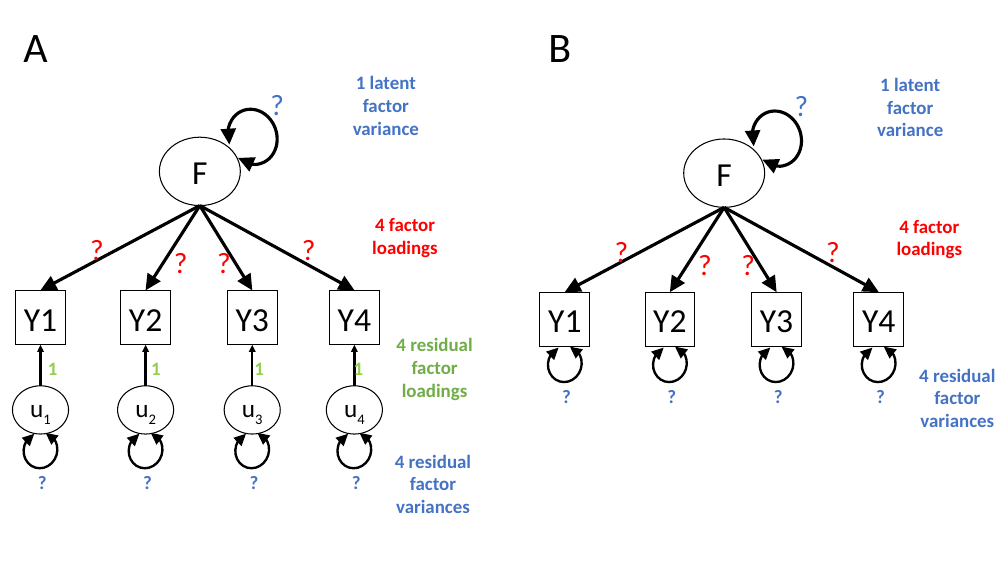
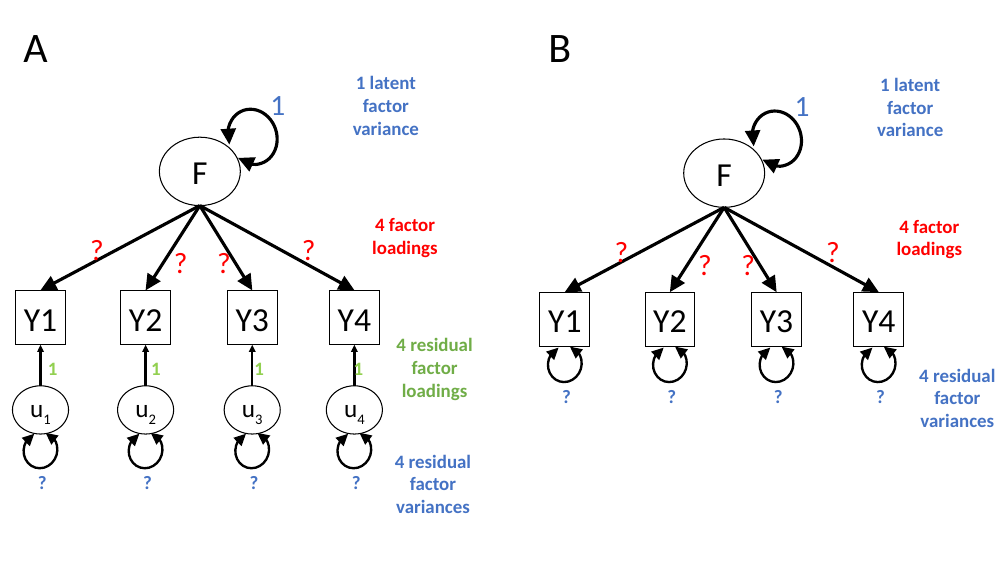
Before and after one commit to uoepsy/lv, a slide deck: slide 5 of lv_readings/images/lv_scaling.pptx. Drawn at 1008x567 pixels with LibreOffice and Linux fonts; fonts in the diff are those of the drawing. Boxes give left, top, right and bottom in pixels: in the first picture for what was removed or moved away, otherwise in the second. Text is boxed around its words. In the diff, an @@ line names an element or a change of style, - is before the commit and + after.

```diff
--- a/lv_readings/images/lv_scaling.pptx
+++ b/lv_readings/images/lv_scaling.pptx
@@ text at bbox=[270, 96, 285, 122]: text changed @@
-?
+1
@@ text at bbox=[795, 97, 810, 124]: text changed @@
-?
+1
```
Also in this commit, not shown: 9 other files.
